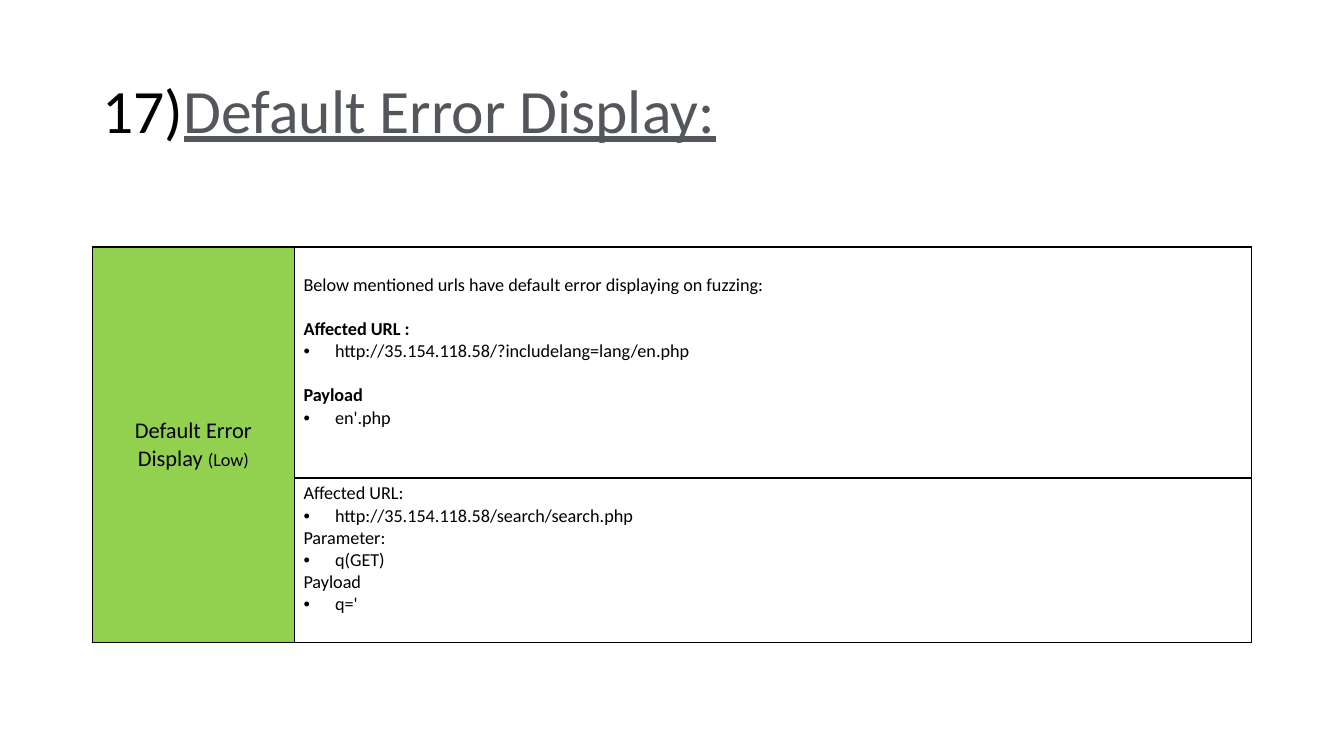
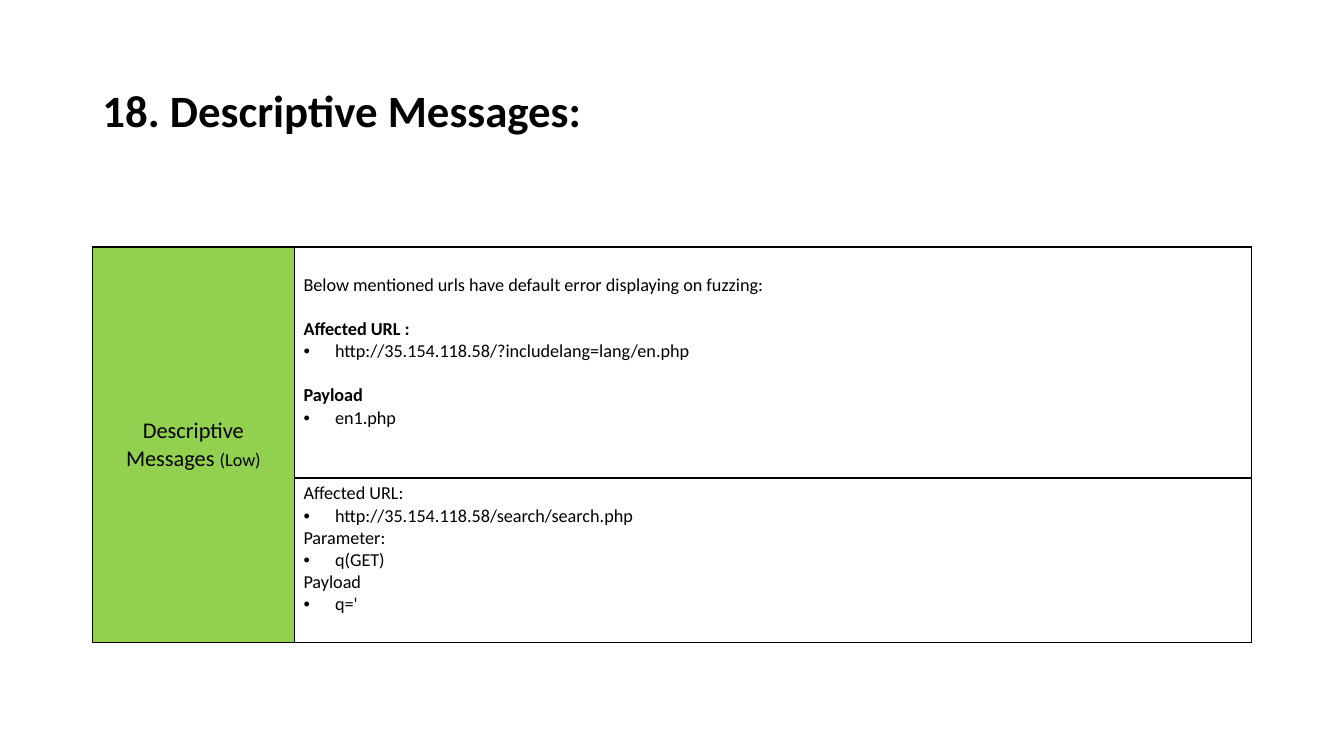
Before and after one commit to RocktimRajkumar/CEH-hack-a-thon, a slide deck: slide 105 of reports/Lifestyle Store/LifeStyle Store Application Reports.pptx. Drawn at 1344x756 pixels with LibreOffice and Linux fonts; fonts in the diff are those of the drawing. Boxes give left, top, right and bottom in pixels: in the first picture for what was removed or moved away, otherwise in the second. Text is boxed around its words. In the diff, an @@ line names an element or a change of style, - is before the commit and + after.

Commit message:
reports: Descriptive Message and Descriptive Pages ppt done

```diff
--- a/reports/Lifestyle Store/LifeStyle Store Application Reports.pptx
+++ b/reports/Lifestyle Store/LifeStyle Store Application Reports.pptx
@@ title at (102, 95, 581, 135): text changed; size 44 to 32 pt; text colour gradient #53575C to #C5C7CA to #000000; bold on @@
-17)Default Error Display:
+18. Descriptive Messages:
@@ table at (93, 202, 1252, 617) @@
-row 2, column 1: Default Error Display (Low)
+row 2, column 1: Descriptive Messages (Low)
-row 2, column 2: Below mentioned urls have default error displaying on fuzzing: / Affected URL : / http://35.154.118.58/?includelang=lang/en.php / Payload / en'.php
+row 2, column 2: Below mentioned urls have default error displaying on fuzzing: / Affected URL : / http://35.154.118.58/?includelang=lang/en.php / Payload / en1.php
```
Also in this commit, not shown: 10 other slides changed.
